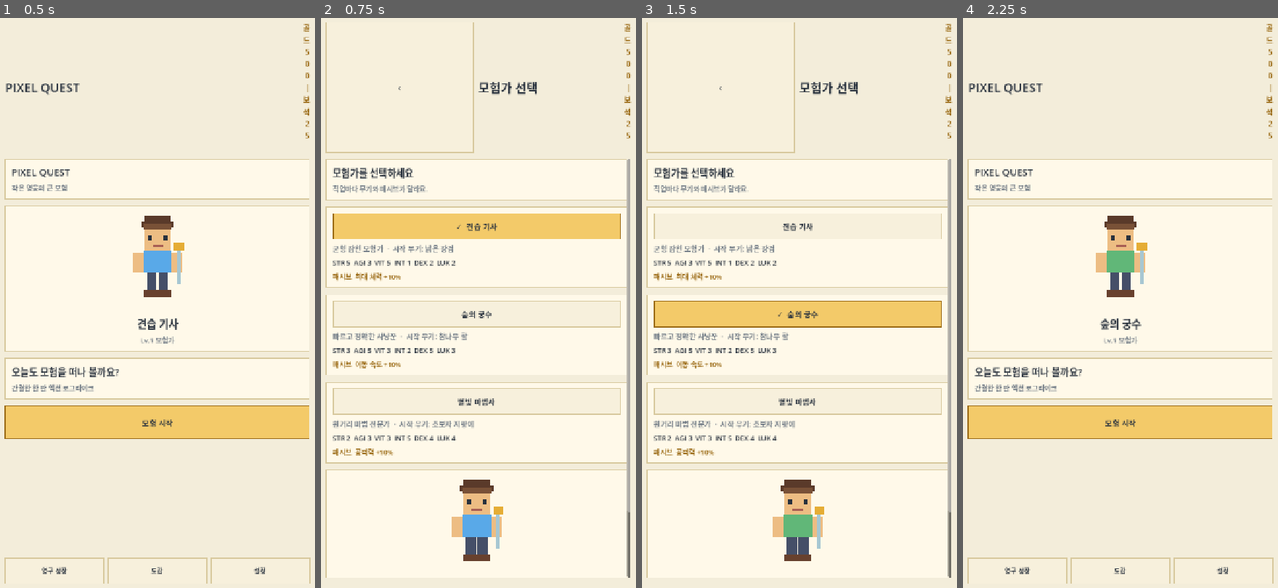
Above: before the commit, frames 1-4 (left to right).
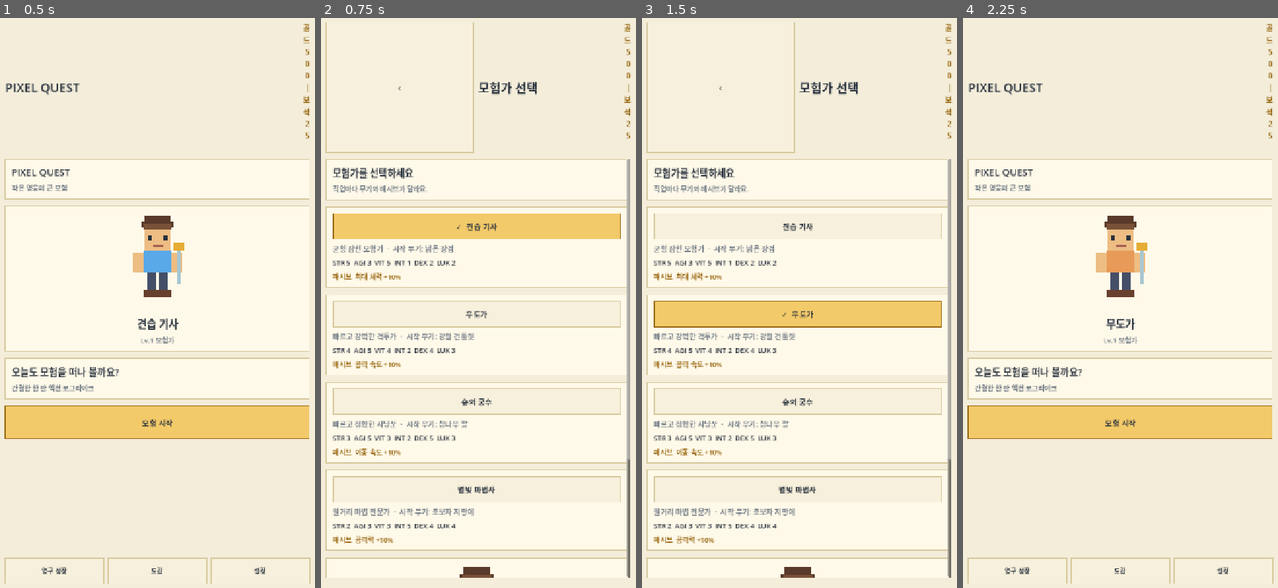
Above: after the commit, the same moments.

Repository: nanahjhna-glitch/survivor
Game: Godot game, scene res://scenes/main_menu.tscn
Same seed, same stepped clock (60 frames per second), same inputs: the game is played once before the commit and once after it.
Inputs (mouse positions are in pixels of both pictures, inside the frame that each line leads up to):
- Up to frame 1 (0.5 s): no input
- Up to frame 2 (0.75 s): click "모험 시작" at 0.5 s
- Up to frame 3 (1.5 s): click (796, 314) at 1.25 s, where only the run after the commit has a clickable "무도가"
- Up to frame 4 (2.25 s): click "‹" at 2 s

Frame 1 is identical in both runs. In frame 2, 3.9% of the frame differs, in the area x 1-99%, y 51-99%; in frame 3, 3.9%; in frame 4, 0.5%.

Commit message:
Fix char02 model loading fallback and animation selection

Diff:
--- a/scripts/field_player.gd
+++ b/scripts/field_player.gd
@@ -198,9 +198,11 @@
 	var model_instance := packed_scene.instantiate()
 	var model := model_instance as Node3D
 	if model == null:
-		push_error("캐릭터 모델 루트는 Node3D여야 합니다: %s" % scene_path)
-		model_instance.free()
-		return false
+		# 루트가 Node3D가 아닌 경우 래퍼로 감싸 렌더링 보장
+		var wrapper := Node3D.new()
+		wrapper.name = "CharacterModelWrapper"
+		wrapper.add_child(model_instance)
+		model = wrapper
 	model.name = "CharacterModel"
 	model.scale = Vector3.ONE * float(visual.get("scale", 1.0))
 	model.rotation.y = deg_to_rad(float(visual.get("forward_rotation_degrees", 0.0)))
@@ -331,8 +333,7 @@
 		if matches.size() == 1:
 			return matches[0]
 		if matches.size() > 1:
-			push_error("애니메이션 이름 힌트가 여러 클립과 일치합니다 (%s): %s" % [scene_path, ", ".join(matches)])
-			return ""
+			return matches[0]
 	if available.size() == 1:
 		return available[0]
 	push_error("FBX에서 사용할 클립을 하나로 결정할 수 없습니다 (%s): %s" % [scene_path, ", ".join(available)])
--- a/scripts/game_data.gd
+++ b/scripts/game_data.gd
@@ -72,6 +72,75 @@
 			},
 		},
 		"color": Color("#59a9e8"),
+	},
+	{
+		"name": "무도가",
+		"title": "빠르고 강력한 격투가",
+		"weapon": "강철 건틀릿",
+		"passive": "공격 속도 +10%",
+		"stats": [70, 80, 60],
+		"attack_style": "melee",
+		"attributes": {"STR": 4, "AGI": 5, "VIT": 4, "INT": 2, "DEX": 4, "LUK": 3},
+		"visual":
+		{
+			"scene": "res://assets/characters/char02/Model/char02.fbx",
+			"scale": 1.0,
+			"forward_rotation_degrees": 0.0,
+			"animations":
+			{
+				"walk":
+				{
+					"scene": "res://assets/characters/char02/Animations/Ready Idle.fbx",
+					"clip": "mixamo_com",
+				},
+				"idle":
+				{
+					"scene": "res://assets/characters/char02/Animations/Ready Idle.fbx",
+					"clip": "mixamo_com",
+				},
+				"run":
+				{
+					"scene": "res://assets/characters/char02/Animations/Ready Idle.fbx",
+					"clip": "mixamo_com",
+				},
+				"hit":
+				{
+					"scene": "res://assets/characters/char02/Animations/Uppercut Jab.fbx",
+					"clip": "mixamo_com",
+				},
+				"death":
+				{
+					"scene": "res://assets/characters/char02/Animations/Dying.fbx",
+					"clip": "mixamo_com",
+				},
+				"attack":
+				{
+					"scene": "res://assets/characters/char02/Animations/Uppercut Jab.fbx",
+					"clip": "mixamo_com",
+				},
+				"skill_1":
+				{
+					"scene": "res://assets/characters/char02/Animations/Leg Sweep.fbx",
+					"clip": "mixamo_com",
+				},
+				"skill_2":
+				{
+					"scene": "res://assets/characters/char02/Animations/Roundhouse Kick.fbx",
+					"clip": "mixamo_com",
+				},
+				"skill_3":
+				{
+					"scene": "res://assets/characters/char02/Animations/Hurricane Kick.fbx",
+					"clip": "mixamo_com",
+				},
+				"skill_4":
+				{
+					"scene": "res://assets/characters/char02/Animations/Fireball.fbx",
+					"clip": "mixamo_com",
+				},
+			},
+		},
+		"color": Color("#e89b59"),
 	},
 	{
 		"name": "숲의 궁수",
Not shown, changed: assets/characters/char01/Model/char01.fbx.import
Not shown, added: assets/characters/char01/Model/char01.import
Binary file added: assets/characters/char02/Animations/Dying.fbx
Not shown, added: assets/characters/char02/Animations/Dying.fbx.import
Binary file added: assets/characters/char02/Animations/Fireball.fbx
Not shown, added: assets/characters/char02/Animations/Fireball.fbx.import
Binary file added: assets/characters/char02/Animations/Hurricane Kick.fbx
Not shown, added: assets/characters/char02/Animations/Hurricane Kick.fbx.import
Binary file added: assets/characters/char02/Animations/Leg Sweep.fbx
Not shown, added: assets/characters/char02/Animations/Leg Sweep.fbx.import
Binary file added: assets/characters/char02/Animations/Ready Idle.fbx
Not shown, added: assets/characters/char02/Animations/Ready Idle.fbx.import
(and 10 more such lines)
